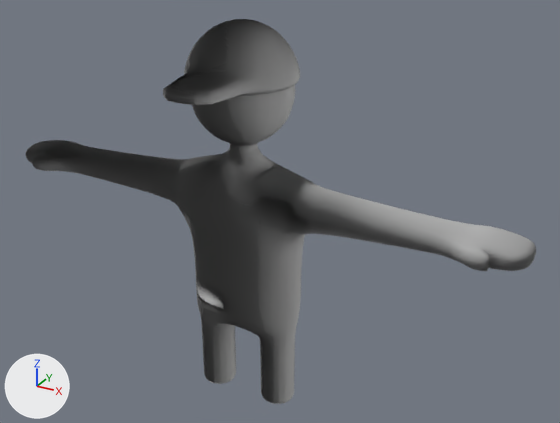
The FBX model Assets/Meshes/Human.fbx, before and after one commit.
Before and after are seen from a 50 mm camera at (0.0725, -0.1191, 0.0754) aimed at (0.0072, -0.0003, 0.016). Lighting does not change. The marker at lower left points along +X, +Y and +Z. Where no turn or scale is listed for an object, it has been applied to the vertices.

The first picture shows 'Human', 'hat'.
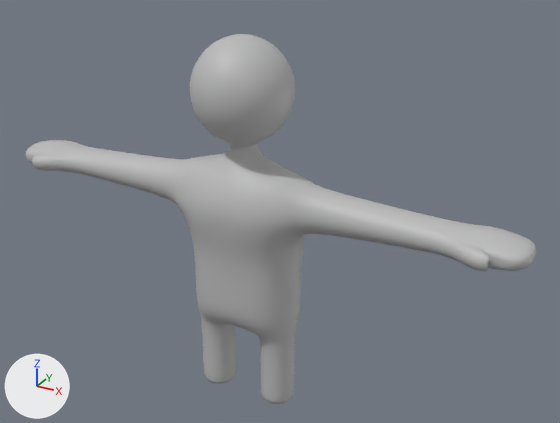
Location of each change, (x1, y1, x2, y2) in pixels of the pictures (560 x 423 px):
'Human', shading changed: (26, 34, 536, 404) in both
'hat', deleted: before (163, 19, 300, 105)

What changed in the scene script:
```text
Change me_mesh_001:
    where me_mesh_001.from_pydata(...)  # 2860 vertices, 2858 faces; spans x -0.0546..0.0546, y -0.0096..0.0096, z -0.0649..0.01
    used by ob_human; location = (0.0, -0.0014, 0.039)
    me_mesh_001 part 1: its shading normals changed
Remove ob_hat:
    ob_hat = bpy.data.objects.new('hat', me_mesh)
    ob_hat.location = (0.0, -0.0014, 0.039)
```
